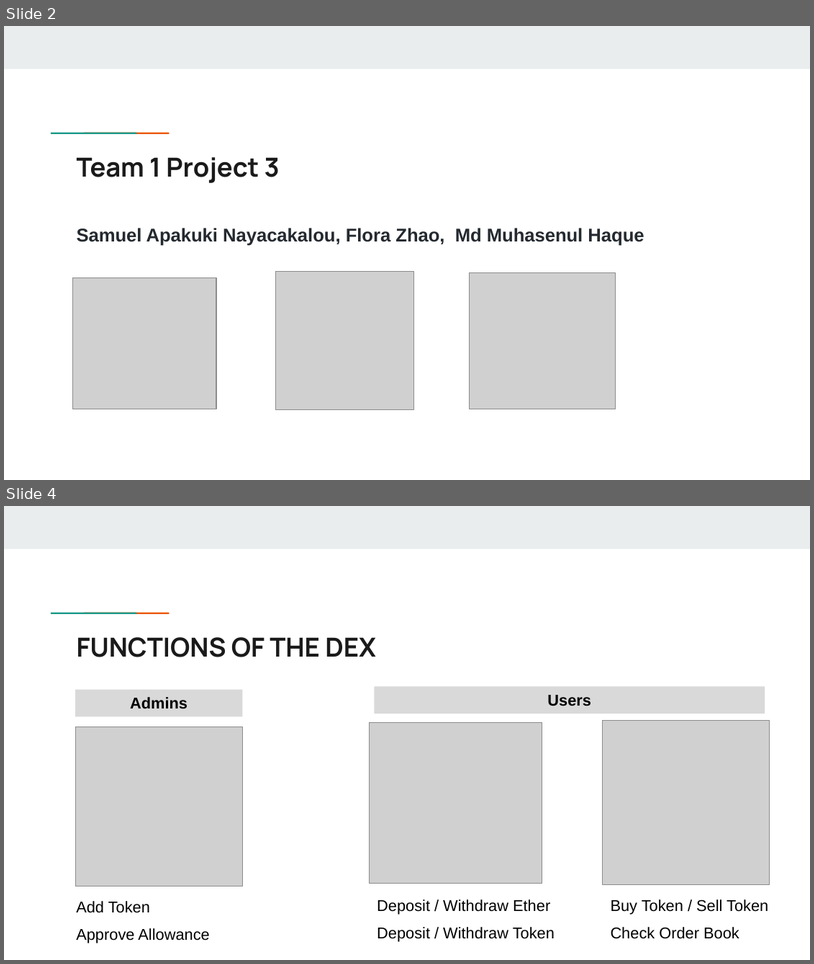
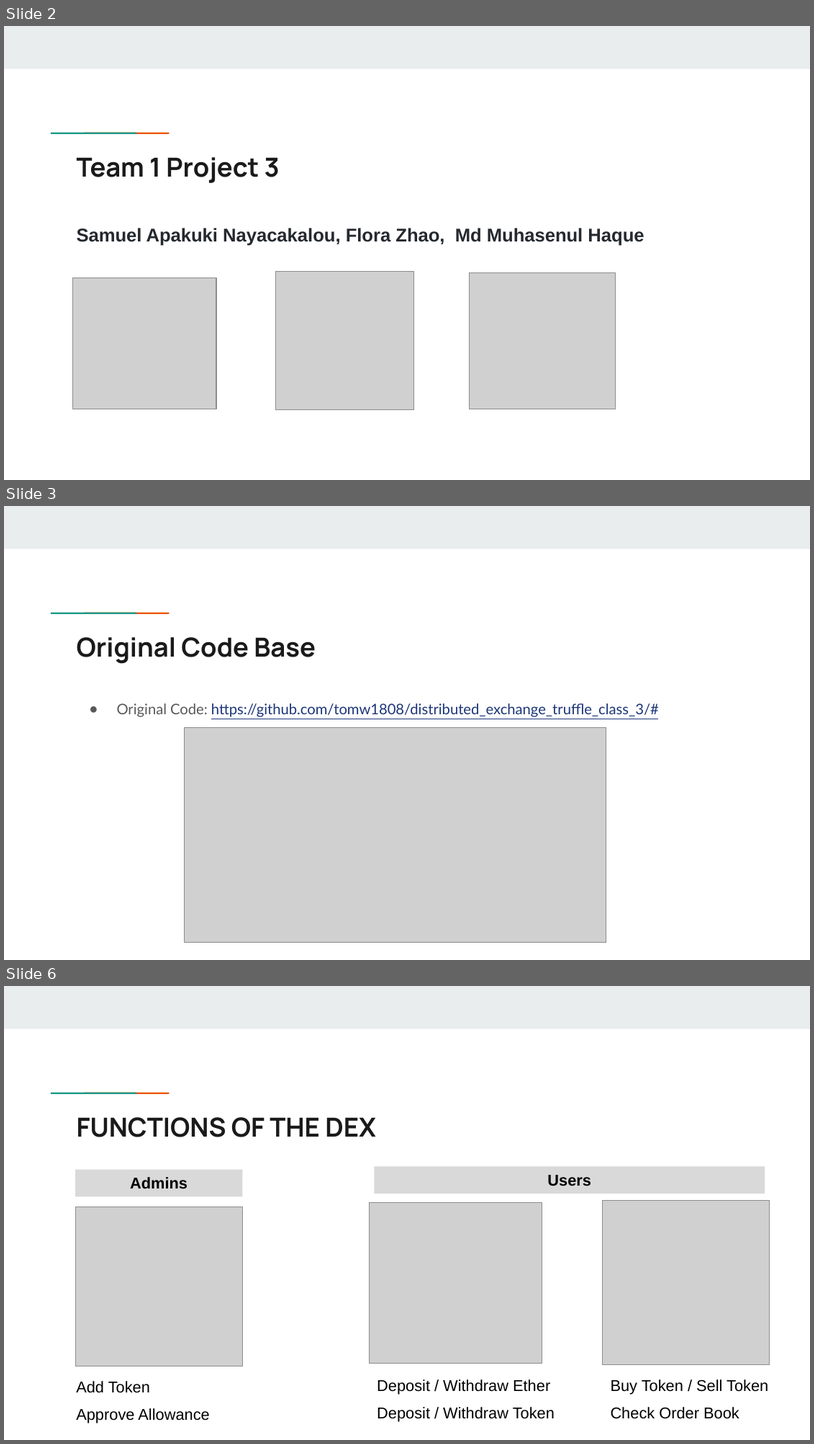
Before and after one commit to muhasenulhaque/Project-3-Group-1, a slide deck: Presentation on Decentralized Exchange.pptx. Shown one above the other, each under a label of ours: slides 2 and 4 before the commit, slides 2, 3 and 6 after it; the slides between them are not shown. The pictures are 814x964 and 814x1444 pixels, drawn with LibreOffice and Linux fonts; fonts in the diff are those of the drawing; grey boxes stand for pictures. Boxes give left, top, right and bottom in pixels: in the first picture for what was removed or moved away, otherwise in the second. Text is boxed around its words. In the diff, an @@ line names an element or a change of style, - is before the commit and + after.

```diff
--- a/Presentation on Decentralized Exchange.pptx
+++ b/Presentation on Decentralized Exchange.pptx
@@ slide 3 added at [4, 506, 810, 960], background #FFFFFF; not listed: 3 template elements that a slide beside it also shows @@
@@ title added at [77, 637, 316, 664], 23.4 pt, text #1A1A1A, bold @@
+Original Code Base
@@ text added at [117, 703, 659, 717], 13 pt, text #1C3678, underline @@
+● Original Code: https://github.com/tomw1808/distributed_exchange_truffle_class_3/#
@@ picture added at [185, 728, 607, 942] @@
@@ what was slide 4 is now slide 6 @@
```
Also in this commit, not shown: 2 slides changed, 8 other slides added.
